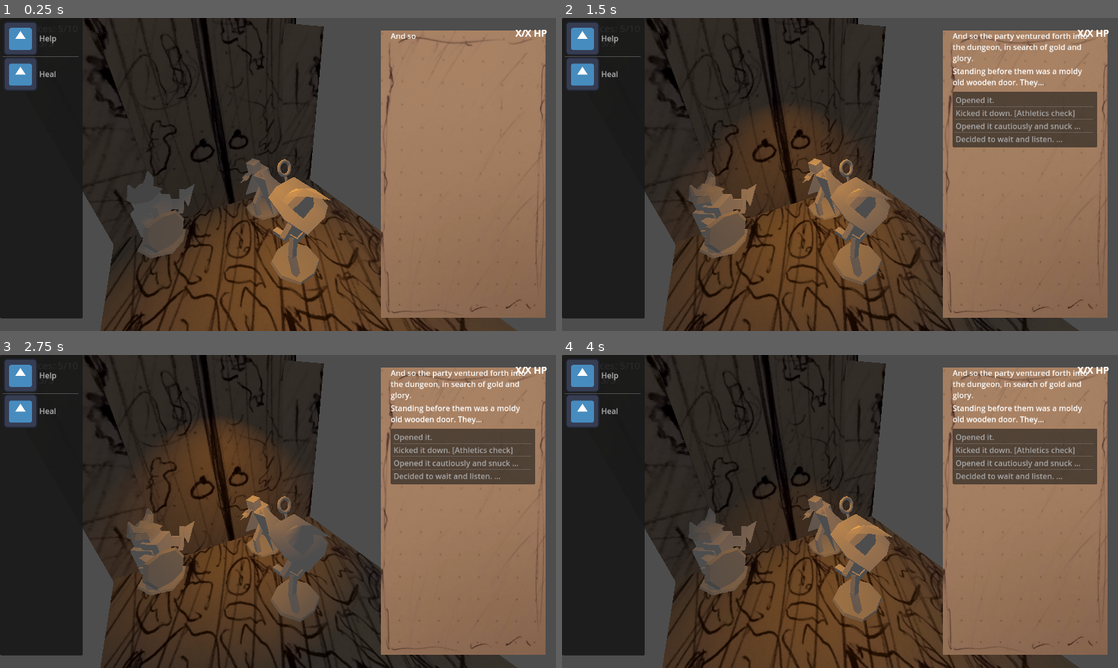
Above: before the commit, frames 1-4 (two rows, left to right).
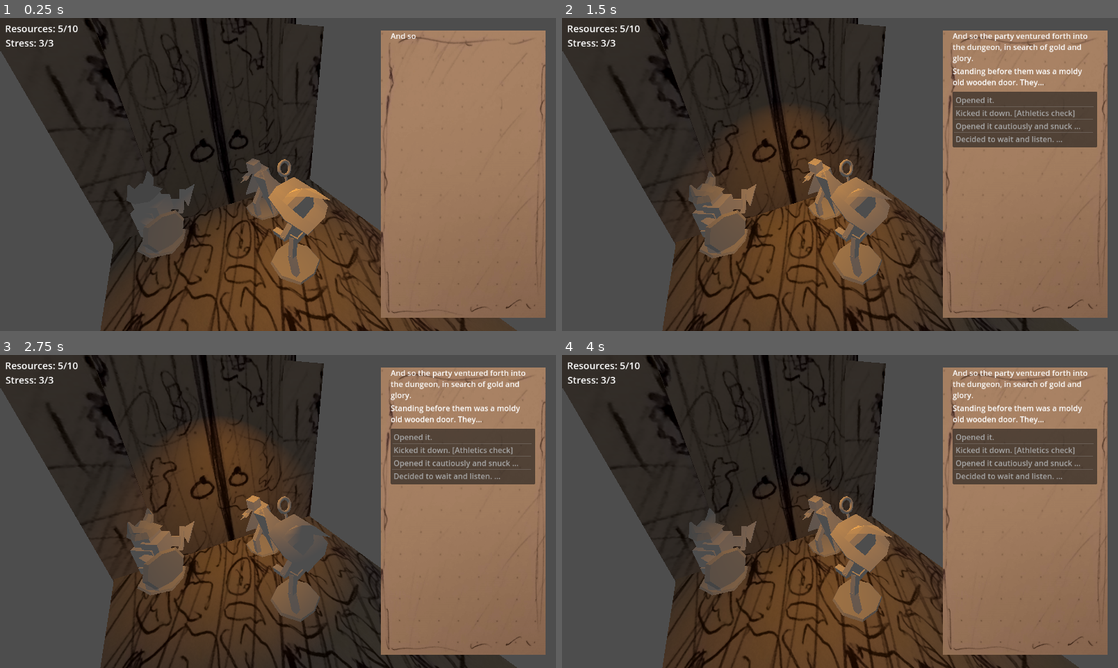
Above: after the commit, the same moments.

Repository: Jollista/Brackeys-Jam-2024.1
Game: Godot game, scene res://Dialogue/TestScene/3d_test_scene.tscn
The game is run twice, just before and just after one commit, with the same random seed, the same clock (stepped at 60 frames per second) and the same inputs. The project has no main scene, so this scene is started directly. The engine's default icon, where the game draws it, is replaced by a stand-in: a white triangle on a blue panel in a dark square.
Inputs (mouse positions are in pixels of both pictures, inside the frame that each line leads up to):
- Up to frame 1 (0.25 s): no input
- Up to frame 2 (1.5 s): move the mouse to (962, 158) at 0.52 s; click (962, 158) at 0.6 s; move the mouse to (728, 190) at 1.27 s; click (728, 190) at 1.35 s
- Up to frame 3 (2.75 s): move the mouse to (333, 442) at 2.02 s; click (333, 442) at 2.1 s
- Up to frame 4 (4 s): tap Enter at 2.75 s; move the mouse to (812, 574) at 2.77 s; click (812, 574) at 2.85 s; move the mouse to (1006, 558) at 3.52 s; click (1006, 558) at 3.6 s

The runs differ from the first frame. In frame 1, 11% of the frame differs, in the area x 0-99%, y 1-96%; in frame 2, 11%; in frame 3, 11%; in frame 4, 11%.

Commit message:
Added scene tag to dialogue parser

Diff:
--- a/Characters/new_player_character.tscn
+++ b/Characters/new_player_character.tscn
@@ -24,6 +24,7 @@
 target_desired_distance = 0.1
 
 [node name="CanvasLayer" type="CanvasLayer" parent="."]
+visible = false
 
 [node name="ScrollContainer" type="ScrollContainer" parent="CanvasLayer"]
 anchors_preset = 9
--- a/Dialogue/DialogueCanvas.gd
+++ b/Dialogue/DialogueCanvas.gd
@@ -107,6 +107,11 @@
 	# update vars
 	finished = false
 
+	# if dialogue changes the scene, do that
+	if dialogue[current_dialogue].has("Scene"):
+		get_tree().change_scene_to_file(dialogue[current_dialogue]["Scene"])
+		end_dialogue() # unreachable code, but whatever, right?
+
 	# if dialogue starts combat, start combat
 	if dialogue[current_dialogue].has("Combat"):
 		print("emitting start combat signal")
--- a/Dialogue/TestScene/3DTestScene.gd
+++ b/Dialogue/TestScene/3DTestScene.gd
@@ -1,6 +1,7 @@
 extends Node3D
 
+@export var dialogue_filepath:String
 
 # Called when the node enters the scene tree for the first time.
 func _ready():
-	$DialogueCanvas.start_dialogue("res://Dialogue/JSONs/encounter1.json")
+	$DialogueCanvas.start_dialogue(dialogue_filepath)
--- a/Dialogue/TestScene/3d_test_scene.tscn
+++ b/Dialogue/TestScene/3d_test_scene.tscn
@@ -99,6 +99,7 @@
 
 [node name="Node3D" type="Node3D"]
 script = ExtResource("1_i6sdt")
+dialogue_filepath = "res://Dialogue/JSONs/encounter1.json"
 
 [node name="DialogueCanvas" parent="." instance=ExtResource("2_e8wnm")]
 
